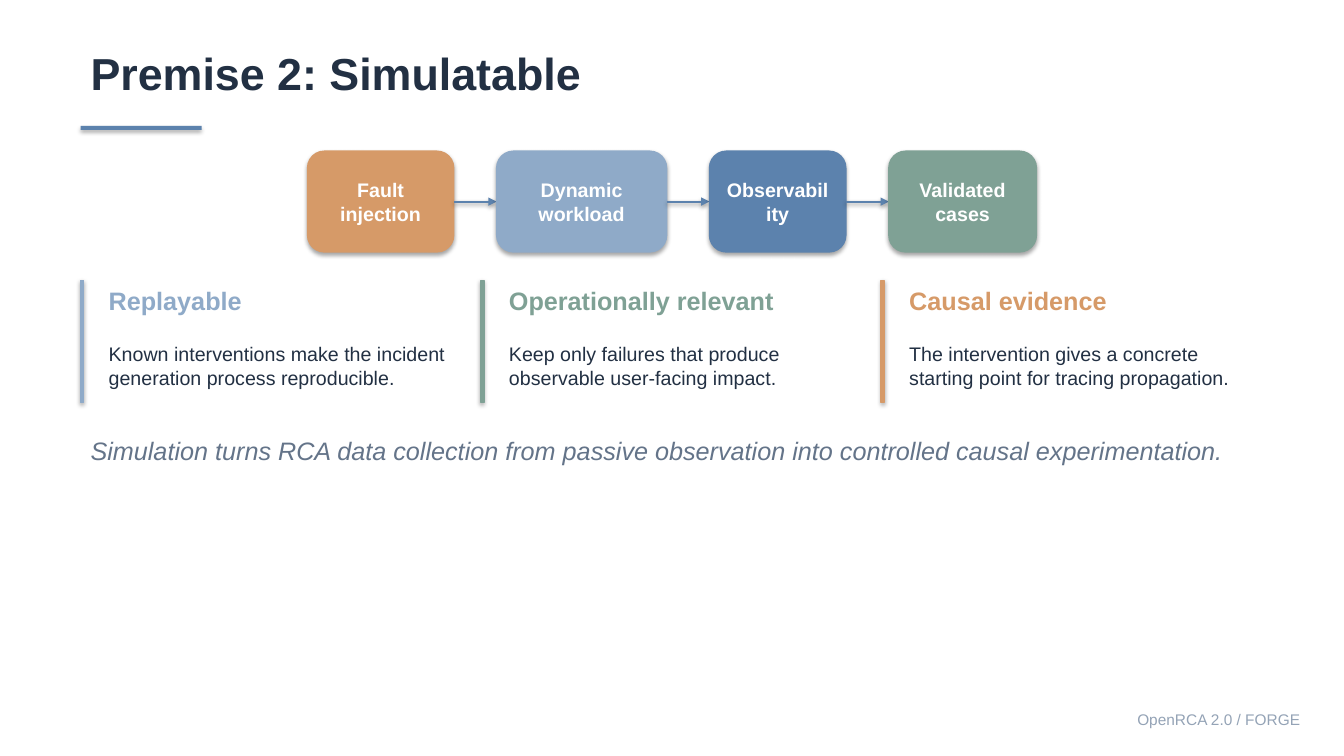
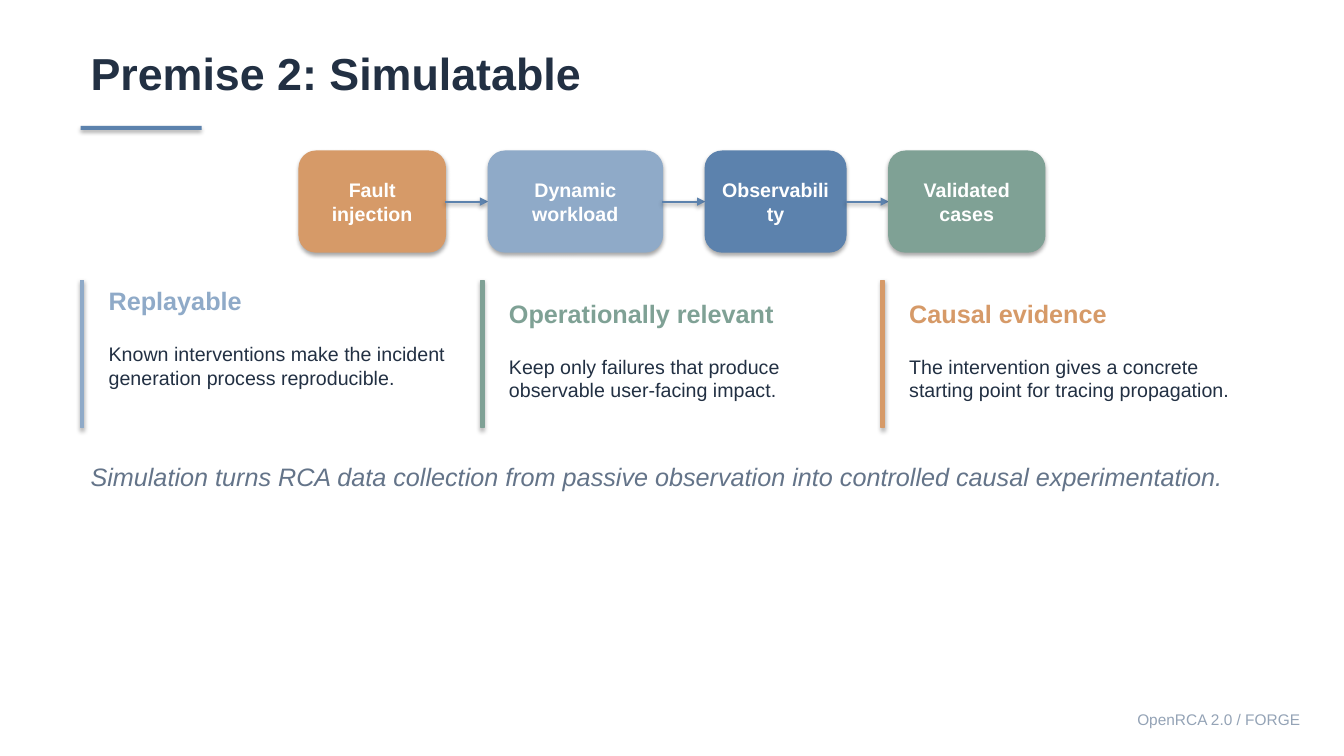
Before and after one commit to Lincyaw/paperops, a slide deck: slide 4 of examples/self-intro/diagnostic_world_model.pptx. Drawn at 1344x756 pixels with LibreOffice and Linux fonts; fonts in the diff are those of the drawing. Boxes give left, top, right and bottom in pixels: in the first picture for what was removed or moved away, otherwise in the second. Text is boxed around its words. In the diff, an @@ line names an element or a change of style, - is before the commit and + after.

```diff
--- a/examples/self-intro/diagnostic_world_model.pptx
+++ b/examples/self-intro/diagnostic_world_model.pptx
@@ rounded rectangle "Fault injection": place and size @@
-rounded rectangle "Fault injection" at (308, 151, 454, 252)
+rounded rectangle "Fault injection" at (299, 151, 446, 252)
@@ rounded rectangle "Dynamic workload": place and size @@
-rounded rectangle "Dynamic workload" at (497, 151, 667, 252)
+rounded rectangle "Dynamic workload" at (488, 151, 662, 252)
@@ rounded rectangle "Observability": place and size @@
-rounded rectangle "Observability" at (710, 151, 846, 252)
+rounded rectangle "Observability" at (706, 151, 846, 252)
@@ rounded rectangle "Validated cases": place and size @@
-rounded rectangle "Validated cases" at (889, 151, 1036, 252)
+rounded rectangle "Validated cases" at (889, 151, 1046, 252)
@@ arrow moved from (454, 202) - (497, 202) to (446, 202) - (488, 202) @@
@@ arrow moved from (666, 202) - (710, 202) to (662, 202) - (706, 202) @@
@@ rectangle: place and size @@
-rectangle at (81, 280, 84, 402)
+rectangle at (81, 280, 84, 427)
@@ rectangle: place and size @@
-rectangle at (481, 280, 484, 402)
+rectangle at (481, 280, 484, 427)
@@ text "Operationally relevant": place and size @@
-text "Operationally relevant" at (509, 292, 774, 315)
+text "Operationally relevant" at (509, 305, 774, 328)
@@ rectangle: place and size @@
-rectangle at (881, 280, 884, 402)
+rectangle at (881, 280, 884, 427)
@@ text "Causal evidence": place and size @@
-text "Causal evidence" at (909, 292, 1107, 310)
+text "Causal evidence" at (909, 305, 1107, 323)
@@ text "Keep only failures that produce ...": place and size @@
-text "Keep only failures that produce ..." at (509, 346, 780, 389)
+text "Keep only failures that produce ..." at (509, 359, 780, 401)
@@ text "The intervention gives a concrete ...": place and size @@
-text "The intervention gives a concrete ..." at (909, 346, 1229, 389)
+text "The intervention gives a concrete ..." at (909, 359, 1229, 401)
@@ text "Simulation turns RCA data collection ...": place and size @@
-text "Simulation turns RCA data collection ..." at (91, 442, 1222, 465)
+text "Simulation turns RCA data collection ..." at (91, 468, 1222, 491)
```
Also in this commit, not shown: 15 other slides changed, 2 slides added, 3 slides removed, 1 other file.
